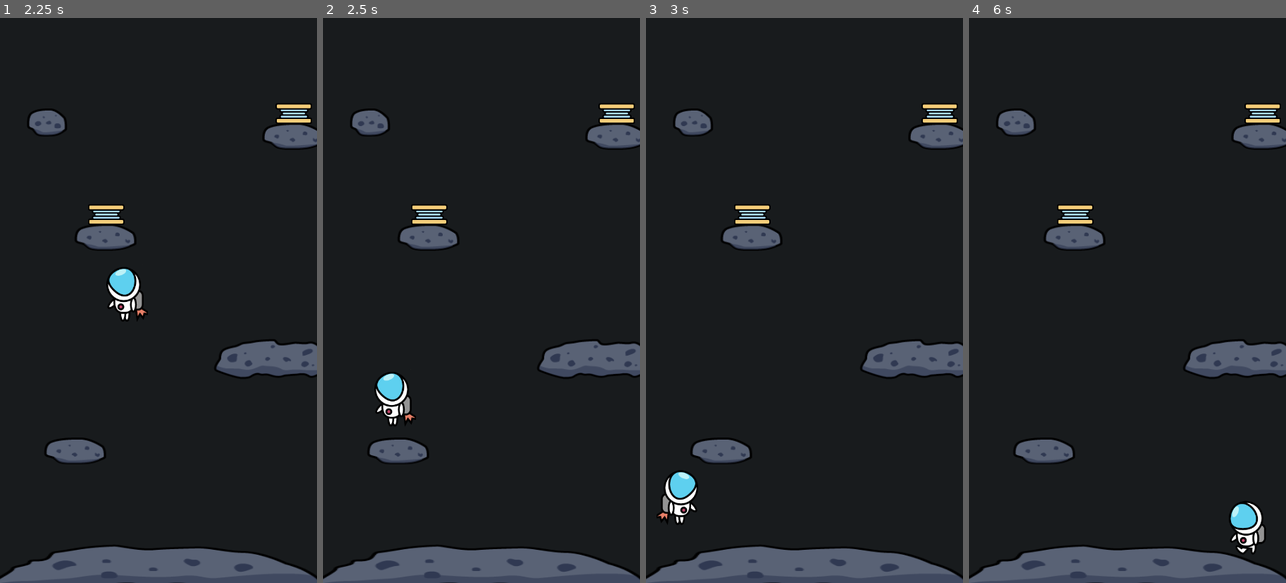
Above: before the commit, frames 1-4 (left to right).
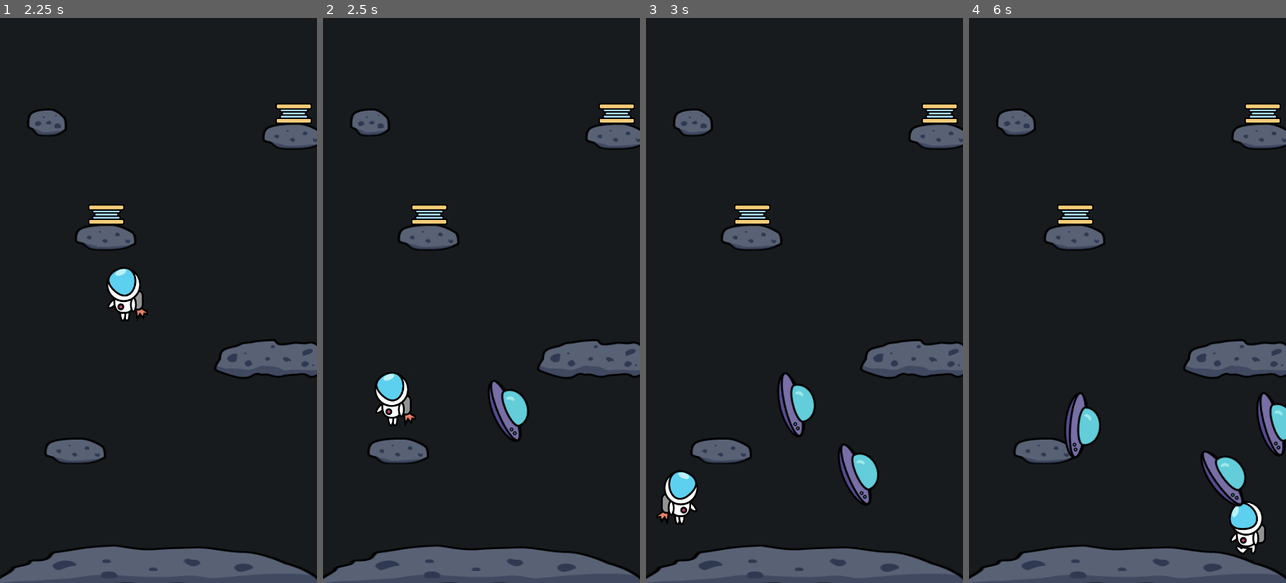
Above: after the commit, the same moments.

Repository: anyu/space-escape
Game: Godot game, scene res://scenes/World.tscn
Two runs of this game, one before a commit and one after it. Both use one fixed random seed, a clock stepped at 60 frames per second and the inputs below.
Inputs:
- Up to frame 1 (2.25 s): hold D (move_right) 0.53-2.03 s; tap Space (jump) at 0.77, 1.52 s; hold A (move_left) from 2.03 s (still down)
- Up to frame 2 (2.5 s): keep holding A (move_left)
- Up to frame 3 (3 s): release A (move_left) at 2.78 s; hold D (move_right) from 2.78 s (still down)
- Up to frame 4 (6 s): tap Space (jump) at 3.02, 3.77, 4.52 s; release D (move_right) at 4.28 s; hold A (move_left) 4.28-5.03 s; hold D (move_right) 5.03-5.78 s; hold A (move_left) from 5.78 s (still down)

Frame 1 is identical in both runs. In frame 2, 0.8% of the frame differs, in the area x 52-65%, y 64-75%; in frame 3, 1.6%; in frame 4, 2.3%, in the area x 30-100%, y 66-87%.

Commit message:
blerrgh

Diff:
--- a/scenes/Meteoroid.tscn
+++ b/scenes/Meteoroid.tscn
@@ -1,6 +1,6 @@
 [gd_scene load_steps=3 format=2]
 
-[ext_resource path="res://scripts/Meteoroid.gd" type="Script" id=1]
+[ext_resource path="res://scripts/UFO.gd" type="Script" id=1]
 [ext_resource path="res://images/meteroid.png" type="Texture" id=2]
 
 [node name="Meteroid" type="RigidBody2D"]
--- /dev/null
+++ b/scenes/Ufo.tscn
@@ -0,0 +1,30 @@
+[gd_scene load_steps=3 format=2]
+
+[ext_resource path="res://scripts/UFO.gd" type="Script" id=1]
+[ext_resource path="res://images/ufo.png" type="Texture" id=2]
+
+[node name="UFO" type="RigidBody2D"]
+collision_layer = 8
+collision_mask = 2
+gravity_scale = 0.0
+script = ExtResource( 1 )
+__meta__ = {
+"_edit_group_": true
+}
+
+[node name="Sprite" type="Sprite" parent="."]
+position = Vector2( 887.503, 121.465 )
+rotation = 0.154196
+scale = Vector2( 1.5, 1.5 )
+texture = ExtResource( 2 )
+offset = Vector2( -12.0933, 28.5531 )
+
+[node name="VisibilityNotifier2D" type="VisibilityNotifier2D" parent="."]
+
+[node name="CollisionPolygon2D" type="CollisionPolygon2D" parent="."]
+position = Vector2( 863, 161 )
+rotation = 0.148124
+scale = Vector2( 1.31178, 1.31178 )
+polygon = PoolVector2Array( 18.5, -27.9, 30.5, -17.9, 30.5, -15.3, 30.9, -14, 36, -14, 50.5, -6.3, 50.5, 10, 36.2, 22, 33.9, 22, 15.2, 29, -40.2, 29, -44.5, 27.4, -44.5, 26, -50.5, 21.5, -50.5, 7, -45.4, 1, -43, 1, -35.5, -3.1, -35.5, -6.4, -30.9, -18, -29.4, -18, -21.4, -27, -19, -27, -15.1, -29, 18.5, -29 )
+
+[connection signal="screen_exited" from="VisibilityNotifier2D" to="." method="_on_VisibilityNotifier2D_screen_exited"]
--- a/scenes/World.tscn
+++ b/scenes/World.tscn
@@ -6,10 +6,10 @@
 [ext_resource path="res://scripts/Spring.gd" type="Script" id=4]
 [ext_resource path="res://images/ground.png" type="Texture" id=5]
 [ext_resource path="res://scenes/Asteroid.tscn" type="PackedScene" id=6]
-[ext_resource path="res://scenes/Meteoroid.tscn" type="PackedScene" id=7]
 [ext_resource path="res://scripts/World.gd" type="Script" id=8]
 [ext_resource path="res://scenes/Asteroid_lg.tscn" type="PackedScene" id=9]
 [ext_resource path="res://scenes/Asteroid_sm.tscn" type="PackedScene" id=10]
+[ext_resource path="res://scenes/Ufo.tscn" type="PackedScene" id=11]
 
 [sub_resource type="RectangleShape2D" id=1]
 extents = Vector2( 41.5, 23.5 )
@@ -154,11 +154,12 @@
 
 [sub_resource type="Curve2D" id=14]
 _data = {
-"points": PoolVector2Array( 0, 0, 0, 0, 0, 8, 0, 0, 0, 0, 720, 8, 0, 0, 0, 0, 720, 1288, 0, 0, 0, 0, 0, 1288, 0, 0, 0, 0, 0, 8 )
+"points": PoolVector2Array( 0, 0, 0, 0, 720, 0, 80.7261, 0, -80.7261, 0, 544, 56, 56.7605, -2.52269, -56.7605, 2.52269, 344, -16, 72.3171, 2.94314, -72.3171, -2.94314, 128, 64, 0, 0, 0, 0, 0, 0 )
 }
 
 [node name="World" type="Node2D"]
 script = ExtResource( 8 )
+ufo_scene = ExtResource( 11 )
 
 [node name="Player" parent="." instance=ExtResource( 2 )]
 position = Vector2( 350, 1156 )
@@ -298,27 +299,21 @@
 [node name="Asteroid-sm3" parent="." instance=ExtResource( 10 )]
 position = Vector2( 216, -1680 )
 
-[node name="MeteoroidTimer" type="Timer" parent="."]
+[node name="UFOTimer" type="Timer" parent="."]
 wait_time = 0.5
 
 [node name="StartTimer" type="Timer" parent="."]
 wait_time = 2.0
-one_shot = true
-
-[node name="MeteoroidPath" type="Path2D" parent="."]
+
+[node name="UFOPath" type="Path2D" parent="."]
 curve = SubResource( 14 )
 
-[node name="MeteoroidSpawnLocation" type="PathFollow2D" parent="MeteoroidPath"]
-position = Vector2( 0, 8 )
+[node name="UFOSpawnLocation" type="PathFollow2D" parent="UFOPath"]
+position = Vector2( 720, 0 )
 rotate = false
-
-[node name="Meteoroid" parent="MeteoroidPath/MeteoroidSpawnLocation" instance=ExtResource( 7 )]
-position = Vector2( 1280, 5.59506e-05 )
-rotation = 1.5708
-collision_layer = 0
 
 [connection signal="body_entered" from="Spring1" to="Player" method="_on_Spring_body_entered"]
 [connection signal="body_entered" from="Spring2" to="Player" method="_on_Spring_body_entered"]
 [connection signal="body_entered" from="Spring3" to="Player" method="_on_Spring_body_entered"]
-[connection signal="timeout" from="MeteoroidTimer" to="." method="_on_MeteoroidTimer_timeout"]
+[connection signal="timeout" from="UFOTimer" to="." method="_on_UFOTimer_timeout"]
 [connection signal="timeout" from="StartTimer" to="." method="_on_StartTimer_timeout"]
--- a/scripts/Meteoroid.gd
+++ b/scripts/UFO.gd
@@ -1,5 +1,6 @@
 extends RigidBody2D
 
+var speed = 150
 
 func _on_VisibilityNotifier2D_screen_exited():
 	queue_free()
--- a/scripts/World.gd
+++ b/scripts/World.gd
@@ -1,34 +1,34 @@
 extends Node2D
 
-#export(PackedScene) var meteoroid_scene
+export(PackedScene) var ufo_scene
 
-#func game_over():
-#	$MeteoroidTimer.stop()
-#
-#func new_game():
-#	$StartTimer.start()
+func game_over():
+	$UFOTimer.stop()
 
-#func _ready():
-#	randomize()
-#	new_game()
+func new_game():
+	$StartTimer.start()
 
-#
-#func _on_StartTimer_timeout():
-#	$MeteoroidTimer.start()
+func _ready():
+	randomize()
+	new_game()
 
-#func _on_MeteoroidTimer_timeout():
-#	var meteoroid = meteoroid_scene.instance()
-#	var meteoroid_spawn_location = get_node("MeteoroidPath/MeteoroidSpawnLocation")
-#	meteoroid_spawn_location.offset = randi()
-#
-#	var direction = meteoroid_spawn_location.rotation + PI / 2
-#	meteoroid.position = meteoroid_spawn_location.position
-#	meteoroid.rotation = direction
-#
-#	var velocity = Vector2(rand_range(150.0, 250.0), 0.0)
-#	meteoroid.linear_velocity = velocity.rotated(direction)
-##
-#	var gravity_acceleration = 9.8
-#	meteoroid.linear_velocity.y -= gravity_acceleration
-#
-#	add_child(meteoroid)
+func _on_StartTimer_timeout():
+	$UFOTimer.start()
+
+func _on_UFOTimer_timeout():
+	var ufo = ufo_scene.instance()
+	ufo.position = Vector2(320, 320)
+	var ufo_spawn_location = get_node("UFOPath/UFOSpawnLocation")
+	ufo_spawn_location.offset = randi()
+	var direction = ufo_spawn_location.rotation + PI / 2
+	ufo.position = ufo_spawn_location.position
+	direction += rand_range(-PI / 4, PI / 4)
+
+	ufo.rotation = direction
+	print("position", ufo.position)
+	print("rotation", ufo.rotation)
+
+	var velocity = Vector2(rand_range(200,400), 0.0)
+	ufo.linear_velocity = velocity.rotated(direction)
+
+	add_child(ufo)
Binary file added: images/ufo.png
